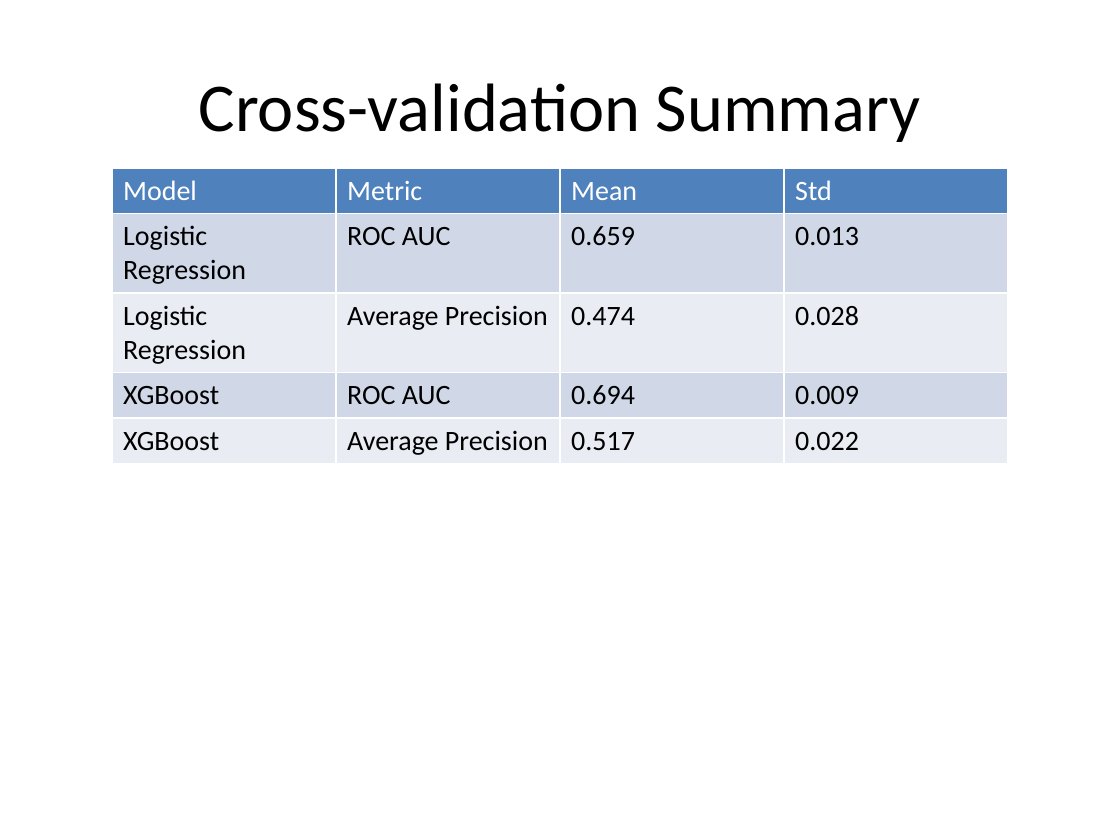
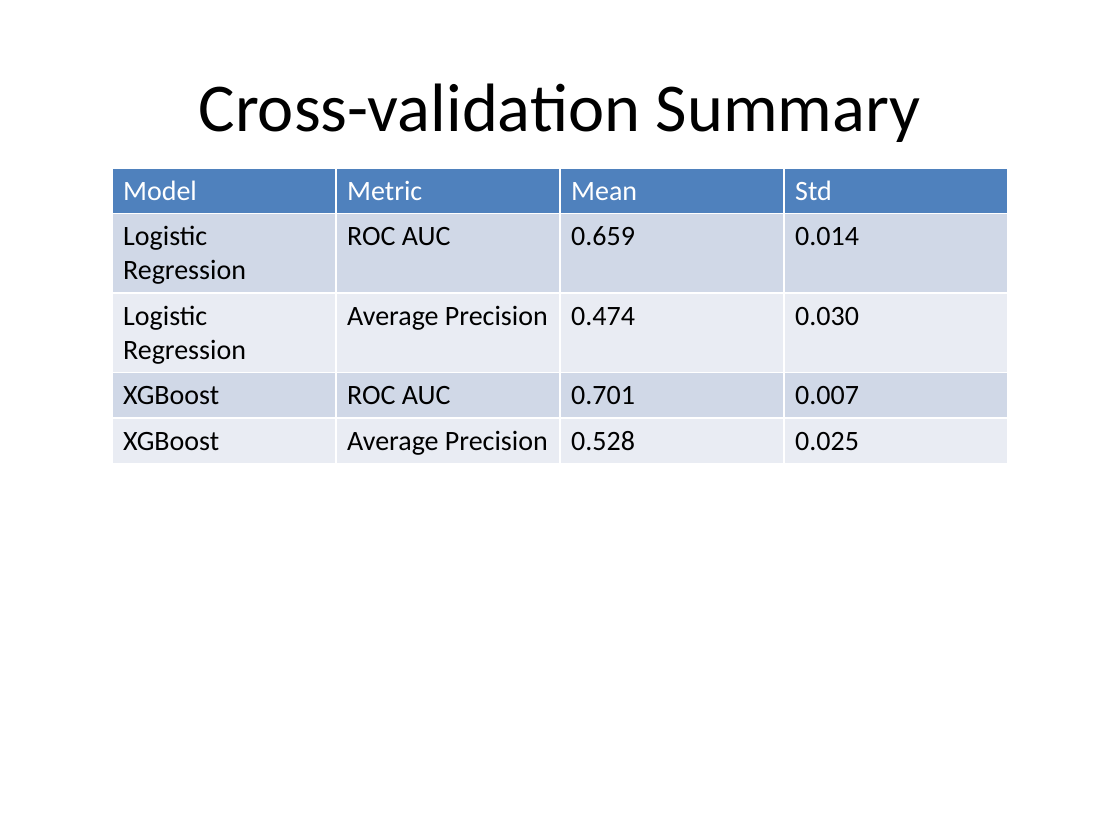
Before and after one commit to JulianKlug/PreHosp, a slide deck: slide 4 of analgesia/predictor/artifacts/Analgesia_Prediction_Summary.pptx. Drawn at 1120x840 pixels with LibreOffice and Linux fonts; fonts in the diff are those of the drawing. Boxes give left, top, right and bottom in pixels: in the first picture for what was removed or moved away, otherwise in the second. Text is boxed around its words. In the diff, an @@ line names an element or a change of style, - is before the commit and + after.

```diff
--- a/analgesia/predictor/artifacts/Analgesia_Prediction_Summary.pptx
+++ b/analgesia/predictor/artifacts/Analgesia_Prediction_Summary.pptx
@@ table at (112, 168, 1008, 459) @@
-row 2, column 4: 0.013
+row 2, column 4: 0.014
-row 3, column 4: 0.028
+row 3, column 4: 0.030
-row 4, column 3: 0.694
+row 4, column 3: 0.701
-row 4, column 4: 0.009
+row 4, column 4: 0.007
-row 5, column 3: 0.517
+row 5, column 3: 0.528
-row 5, column 4: 0.022
+row 5, column 4: 0.025
```
Also in this commit, not shown: 1 other slide changed, 14 other files.
